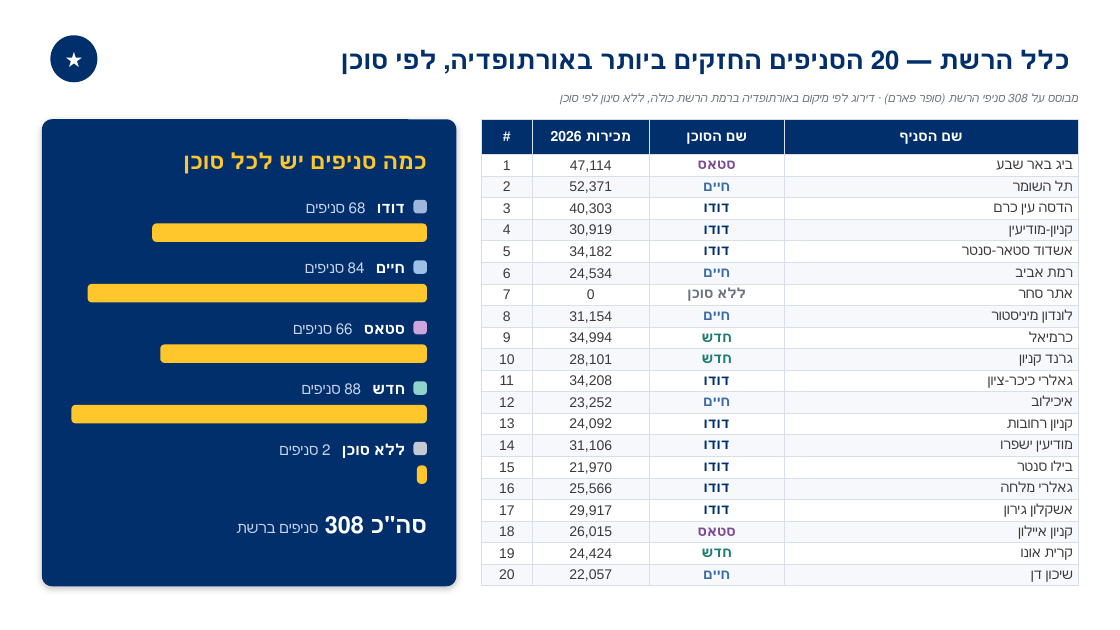
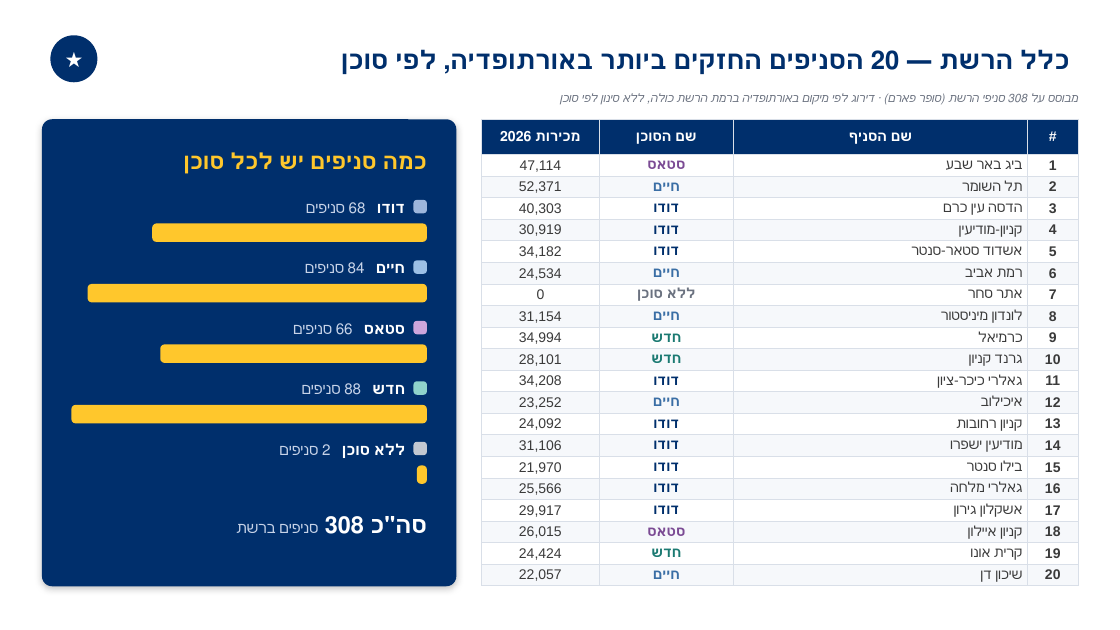
Before and after one commit to 1eyalsadot/the-5-agents, a slide deck: slide 1 of svetlana/outputs/2026-08-01-ביצועי-סוכנים-רשת-כללי.pptx. Drawn at 1120x630 pixels with LibreOffice and Linux fonts; fonts in the diff are those of the drawing; background and template pictures are left out. Boxes give left, top, right and bottom in pixels: in the first picture for what was removed or moved away, otherwise in the second. Text is boxed around its words. In the diff, an @@ line names an element or a change of style, - is before the commit and + after.

```diff
--- a/svetlana/outputs/2026-08-01-ביצועי-סוכנים-רשת-כללי.pptx
+++ b/svetlana/outputs/2026-08-01-ביצועי-סוכנים-רשת-כללי.pptx
@@ table at (481, 119, 1078, 586) @@
-row 1: # | מכירות 2026 | שם הסוכן | שם הסניף
+row 1: מכירות 2026 | שם הסוכן | שם הסניף | #
-row 2: 1 | 47,114 | סטאס | ביג באר שבע
+row 2: 47,114 | סטאס | ביג באר שבע | 1
-row 3: 2 | 52,371 | חיים | תל השומר
+row 3: 52,371 | חיים | תל השומר | 2
-row 4: 3 | 40,303 | דודו | הדסה עין כרם
+row 4: 40,303 | דודו | הדסה עין כרם | 3
-row 5: 4 | 30,919 | דודו | קניון-מודיעין
+row 5: 30,919 | דודו | קניון-מודיעין | 4
-row 6: 5 | 34,182 | דודו | אשדוד סטאר-סנטר
+row 6: 34,182 | דודו | אשדוד סטאר-סנטר | 5
-row 7: 6 | 24,534 | חיים | רמת אביב
+row 7: 24,534 | חיים | רמת אביב | 6
-row 8: 7 | 0 | ללא סוכן | אתר סחר
+row 8: 0 | ללא סוכן | אתר סחר | 7
-row 9: 8 | 31,154 | חיים | לונדון מיניסטור
+row 9: 31,154 | חיים | לונדון מיניסטור | 8
-row 10: 9 | 34,994 | חדש | כרמיאל
+row 10: 34,994 | חדש | כרמיאל | 9
-row 11: 10 | 28,101 | חדש | גרנד קניון
+row 11: 28,101 | חדש | גרנד קניון | 10
-row 12: 11 | 34,208 | דודו | גאלרי כיכר-ציון
+row 12: 34,208 | דודו | גאלרי כיכר-ציון | 11
-row 13: 12 | 23,252 | חיים | איכילוב
+row 13: 23,252 | חיים | איכילוב | 12
-row 14: 13 | 24,092 | דודו | קניון רחובות
+row 14: 24,092 | דודו | קניון רחובות | 13
-row 15: 14 | 31,106 | דודו | מודיעין ישפרו
+row 15: 31,106 | דודו | מודיעין ישפרו | 14
-row 16: 15 | 21,970 | דודו | בילו סנטר
+row 16: 21,970 | דודו | בילו סנטר | 15
-row 17: 16 | 25,566 | דודו | גאלרי מלחה
+row 17: 25,566 | דודו | גאלרי מלחה | 16
-row 18: 17 | 29,917 | דודו | אשקלון גירון
+row 18: 29,917 | דודו | אשקלון גירון | 17
-row 19: 18 | 26,015 | סטאס | קניון איילון
+row 19: 26,015 | סטאס | קניון איילון | 18
-row 20: 19 | 24,424 | חדש | קרית אונו
+row 20: 24,424 | חדש | קרית אונו | 19
-row 21: 20 | 22,057 | חיים | שיכון דן
+row 21: 22,057 | חיים | שיכון דן | 20
```
Also in this commit, not shown: 1 other file.
